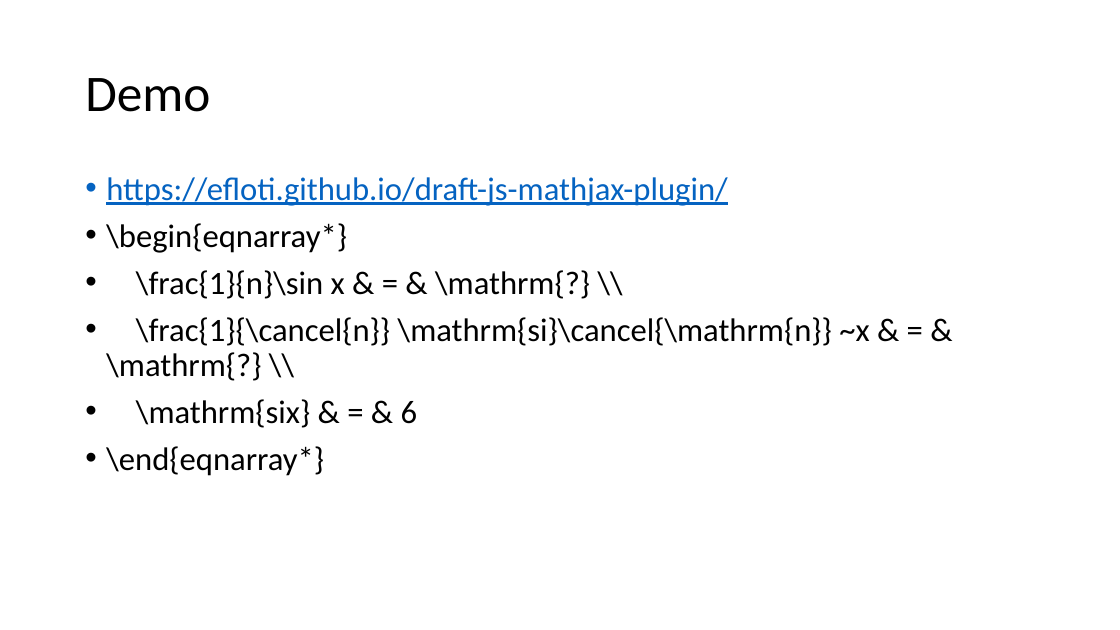
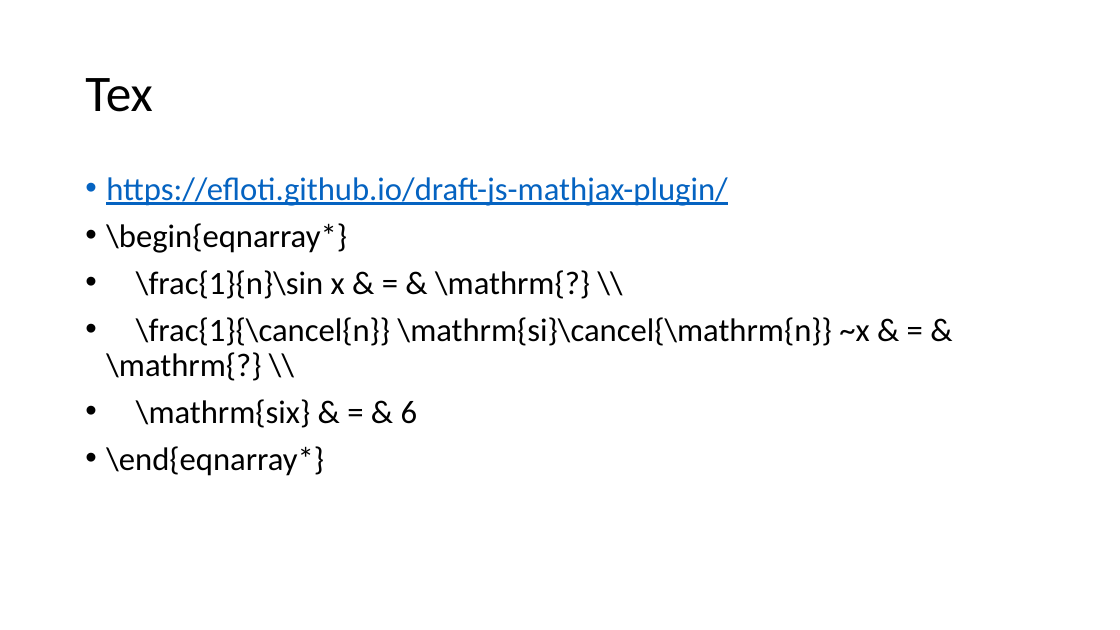
Before and after one commit to Daniel--cai/draft-js-retro, a slide deck: slide 11 of slide.pptx. Drawn at 1120x630 pixels with LibreOffice and Linux fonts; fonts in the diff are those of the drawing. Boxes give left, top, right and bottom in pixels: in the first picture for what was removed or moved away, otherwise in the second. Text is boxed around its words. In the diff, an @@ line names an element or a change of style, - is before the commit and + after.

```diff
--- a/slide.pptx
+++ b/slide.pptx
@@ title at <box>85,78,152,112</box>: text changed @@
-Demo
+Tex
```
Also in this commit, not shown: 8 other slides changed, 5 slides added, 1 slide removed, 12 other files.
